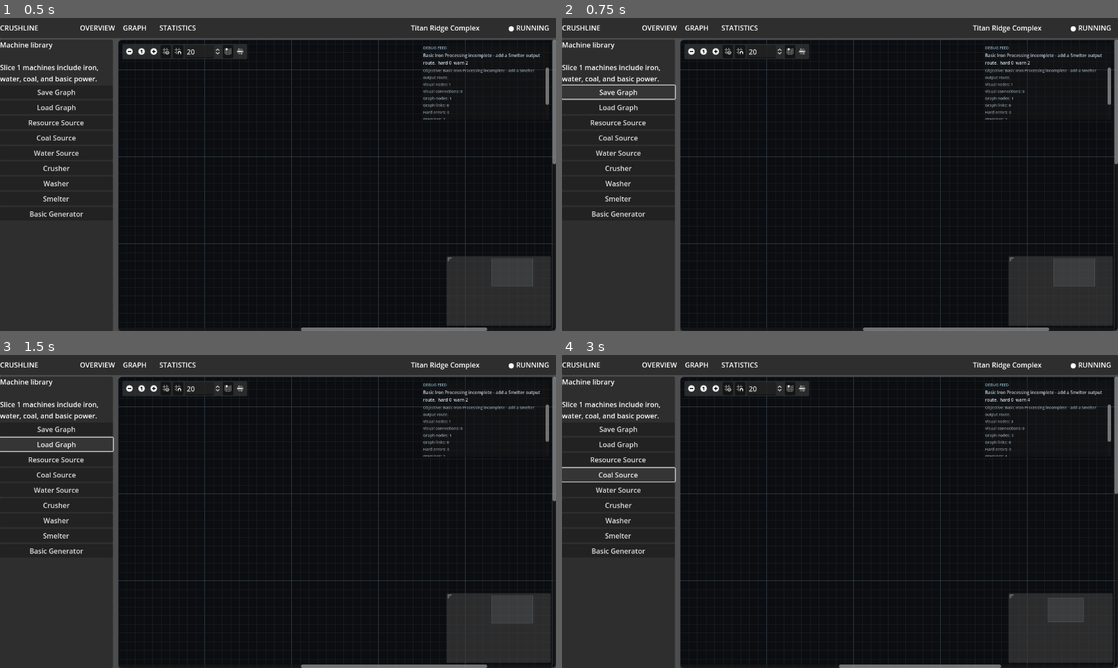
Above: before the commit, frames 1-4 (two rows, left to right).
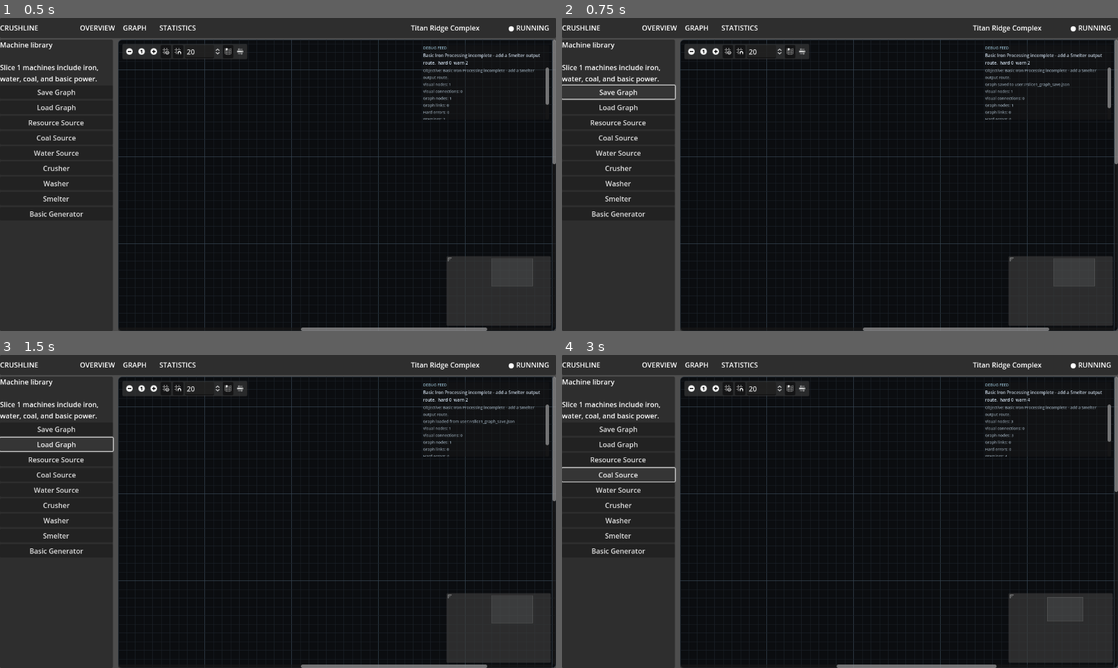
Above: after the commit, the same moments.

Repository: killerbearddude/Crushline-Godot
Game: Godot game, scene res://scenes/main/Main.tscn
Same seed, same stepped clock (60 frames per second), same inputs: the game is played once before the commit and once after it.
Inputs:
- Up to frame 1 (0.5 s): no input
- Up to frame 2 (0.75 s): click "Save Graph" at 0.5 s
- Up to frame 3 (1.5 s): click "Load Graph" at 1.25 s
- Up to frame 4 (3 s): click "Resource Source" at 2 s; click "Coal Source" at 2.75 s

Frame 1 is identical in both runs. In frame 2, 0.2% of the frame differs, in the area x 76-99%, y 20-33%; in frame 3, 0.2%; in frame 4, less than 0.1%.

Commit message:
Wire save load buttons to graph view

Diff:
--- a/scripts/ui/main_controller.gd
+++ b/scripts/ui/main_controller.gd
@@ -11,9 +11,12 @@
 @onready var diagnostics_header := get_node("Root/Body/WorkArea/DiagnosticsOverlay/DiagnosticsContents/DiagnosticsHeader") as Label
 @onready var diagnostics_summary_label := get_node("Root/Body/WorkArea/DiagnosticsOverlay/DiagnosticsContents/DiagnosticsSummaryLabel") as Label
 @onready var diagnostics_label := get_node("Root/Body/WorkArea/DiagnosticsOverlay/DiagnosticsContents/DiagnosticsScroll/DiagnosticsLabel") as Label
+@onready var save_graph_button := get_node("Root/Body/MachineLibraryPanel/MachineLibraryContents/SaveGraphButton") as Button
+@onready var load_graph_button := get_node("Root/Body/MachineLibraryPanel/MachineLibraryContents/LoadGraphButton") as Button
 
 func _ready() -> void:
 	_style_diagnostics_overlay()
+	_bind_graph_file_buttons()
 	_bind_machine_buttons()
 
 	if graph_view.has_signal("status_text_changed"):
@@ -21,6 +24,11 @@
 
 	if graph_view.has_method("describe_graph_status"):
 		_set_diagnostics_text(graph_view.call("describe_graph_status"))
+
+
+func _bind_graph_file_buttons() -> void:
+	save_graph_button.pressed.connect(_on_save_graph_pressed)
+	load_graph_button.pressed.connect(_on_load_graph_pressed)
 
 
 func _bind_machine_buttons() -> void:
@@ -44,6 +52,16 @@
 func _on_add_machine_pressed(machine_id: String) -> void:
 	if graph_view.has_method("add_machine_node"):
 		graph_view.call("add_machine_node", machine_id)
+
+
+func _on_save_graph_pressed() -> void:
+	if graph_view.has_method("save_graph_to_default_path"):
+		graph_view.call("save_graph_to_default_path")
+
+
+func _on_load_graph_pressed() -> void:
+	if graph_view.has_method("load_graph_from_default_path"):
+		graph_view.call("load_graph_from_default_path")
 
 
 func _on_graph_status_text_changed(text: String) -> void:
